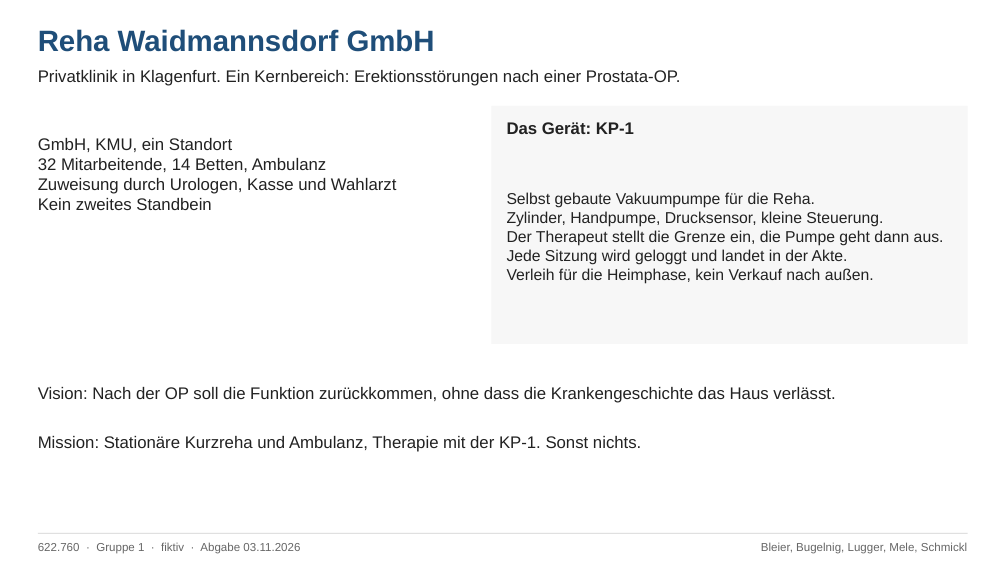
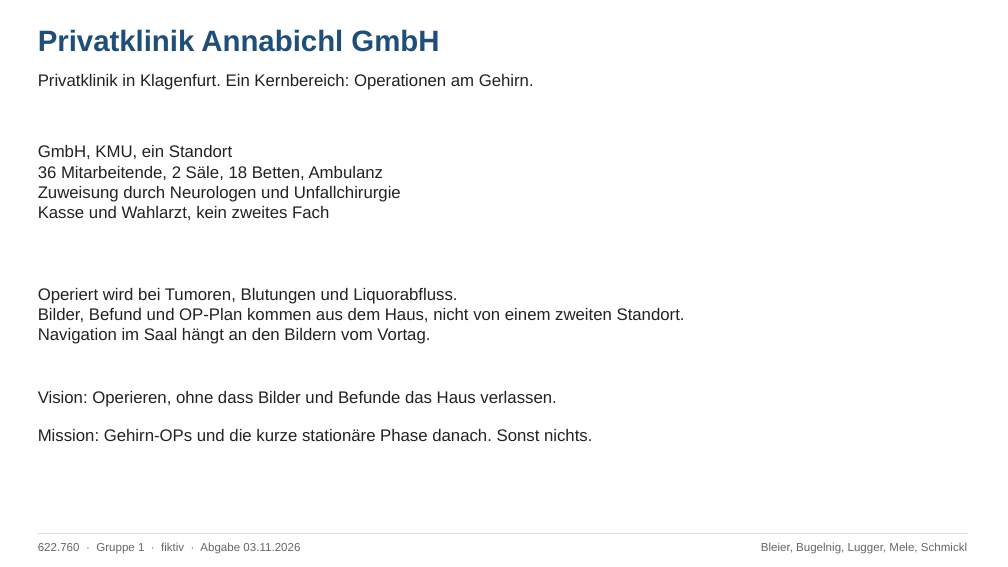
Before and after one commit to raphaelbleier/aau_26W_bleier, a slide deck: slide 1 of Informationssicherheitsmanagement/gruppenarbeit1/Gruppenarbeit1_Informationssicherheitsstrategie.pptx. Drawn at 1008x567 pixels with LibreOffice and Linux fonts; fonts in the diff are those of the drawing. Boxes give left, top, right and bottom in pixels: in the first picture for what was removed or moved away, otherwise in the second. Text is boxed around its words. In the diff, an @@ line names an element or a change of style, - is before the commit and + after.

```diff
--- a/Informationssicherheitsmanagement/gruppenarbeit1/Gruppenarbeit1_Informationssicherheitsstrategie.pptx
+++ b/Informationssicherheitsmanagement/gruppenarbeit1/Gruppenarbeit1_Informationssicherheitsstrategie.pptx
@@ text at bbox=[38, 29, 439, 52]: text changed @@
-Reha Waidmannsdorf GmbH
+Privatklinik Annabichl GmbH
@@ text at bbox=[38, 74, 534, 90]: text changed @@
-Privatklinik in Klagenfurt. Ein Kernbereich: Erektionsstörungen nach einer Prostata-OP.
+Privatklinik in Klagenfurt. Ein Kernbereich: Operationen am Gehirn.
@@ rectangle removed at bbox=[492, 106, 968, 344] @@
@@ text removed at bbox=[507, 122, 634, 134] @@
-Das Gerät: KP-1
@@ text at bbox=[38, 166, 401, 220]: text changed @@
-32 Mitarbeitende, 14 Betten, Ambulanz
-Zuweisung durch Urologen, Kasse und Wahlarzt
-Kein zweites Standbein
+36 Mitarbeitende, 2 Säle, 18 Betten, Ambulanz
+Zuweisung durch Neurologen und Unfallchirurgie
+Kasse und Wahlarzt, kein zweites Fach
@@ text removed at bbox=[507, 192, 944, 284] @@
-Selbst gebaute Vakuumpumpe für die Reha.
-Zylinder, Handpumpe, Drucksensor, kleine Steuerung.
-Der Therapeut stellt die Grenze ein, die Pumpe geht dann aus.
-Jede Sitzung wird geloggt und landet in der Akte.
-Verleih für die Heimphase, kein Verkauf nach außen.
@@ text added at bbox=[38, 288, 685, 344], 16 pt, text #222222 @@
+Operiert wird bei Tumoren, Blutungen und Liquorabfluss.
+Bilder, Befund und OP-Plan kommen aus dem Haus, nicht von einem zweiten Standort.
+Navigation im Saal hängt an den Bildern vom Vortag.
@@ text at bbox=[38, 391, 556, 407]: text changed @@
-Vision: Nach der OP soll die Funktion zurückkommen, ohne dass die Krankengeschichte das Haus verlässt.
+Vision: Operieren, ohne dass Bilder und Befunde das Haus verlassen.
@@ text at bbox=[38, 429, 592, 441]: text changed @@
-Mission: Stationäre Kurzreha und Ambulanz, Therapie mit der KP-1. Sonst nichts.
+Mission: Gehirn-OPs und die kurze stationäre Phase danach. Sonst nichts.
```
Also in this commit, not shown: 3 other slides changed, 4 other files.
